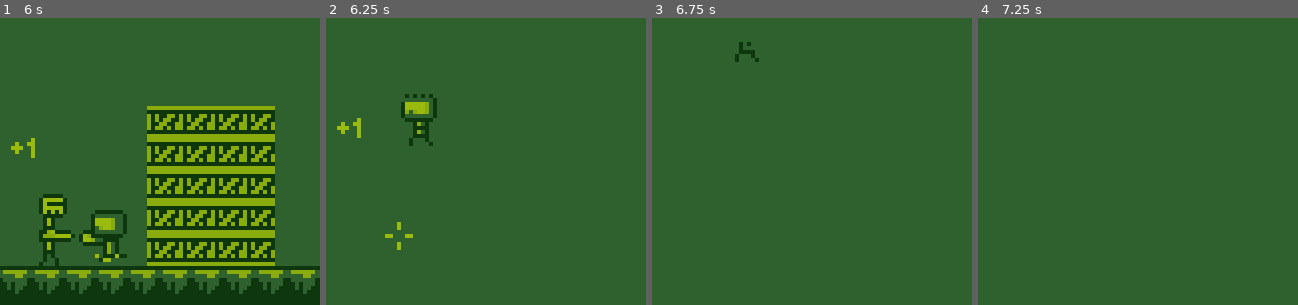
Above: before the commit, frames 1-4 (left to right).
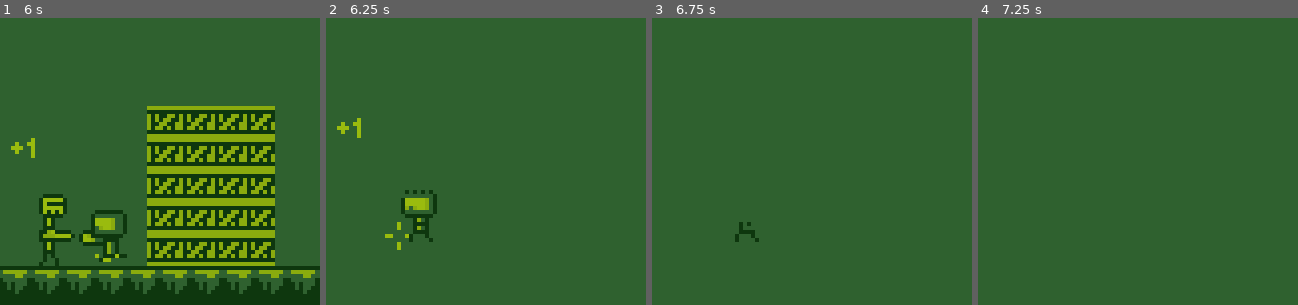
Above: after the commit, the same moments.

Repository: AlanRostem/TurboTrooper
Game: Godot game, scene res://scenes/main/Main.tscn
Same seed, same stepped clock (60 frames per second), same inputs: the game is played once before the commit and once after it. Sound files missing from this copy of the repository are replaced by a short silence.
Inputs:
- Up to frame 1 (6 s): hold D (move_right) 0.53-2.03 s; tap S (aim_down) at 0.6, 3.6 s; tap Space (jump) at 0.77, 1.52, 3.02, 3.77, 4.52 s; tap W (aim_up) at 1.35, 4.35 s; hold A (move_left) 2.03-2.78 s; tap K (fire) at 2.1, 5.1 s; hold D (move_right) 2.78-4.28 s; tap E (select) at 2.85, 5.85 s; hold A (move_left) 4.28-5.03 s; hold D (move_right) 5.03-5.78 s; hold A (move_left) from 5.78 s (still down)
- Up to frame 2 (6.25 s): keep holding A (move_left); tap Space (jump) at 6.02 s
- Up to frame 3 (6.75 s): keep holding A (move_left); tap S (aim_down) at 6.6 s
- Up to frame 4 (7.25 s): keep holding A (move_left); tap Space (jump) at 6.77 s
The pictures show only the part of the screen within x 35-85%, y 29-79%; the shares and areas given below are measured in that part.

Frame 1 is identical in both runs. In frame 2, 1.9% of the frame differs, in the area x 23-35%, y 26-79%; in frame 3, 0.4%; in frame 4, nothing differs.

Commit message:
more bug

Diff:
--- a/project/scenes/game/world/entity/entities/player/components/state_machine/PlayerDeathState.gd
+++ b/project/scenes/game/world/entity/entities/player/components/state_machine/PlayerDeathState.gd
@@ -3,5 +3,5 @@
 func enter(message):
 	player.is_gravity_enabled = false
 
-func physic_update(delta):
+func physics_update(delta):
 	player.set_velocity(Vector2.ZERO)
--- a/project/scenes/game/world/objective/BombSwitch.gd
+++ b/project/scenes/game/world/objective/BombSwitch.gd
@@ -40,6 +40,7 @@
 func _on_BombTimer_timeout():
 	emit_signal("detonated")
 	__parent_level.game_handler.get_hud().hide_global_message()
+	__count_down = false
 
 
 func _on_BombSwitch_completed():
